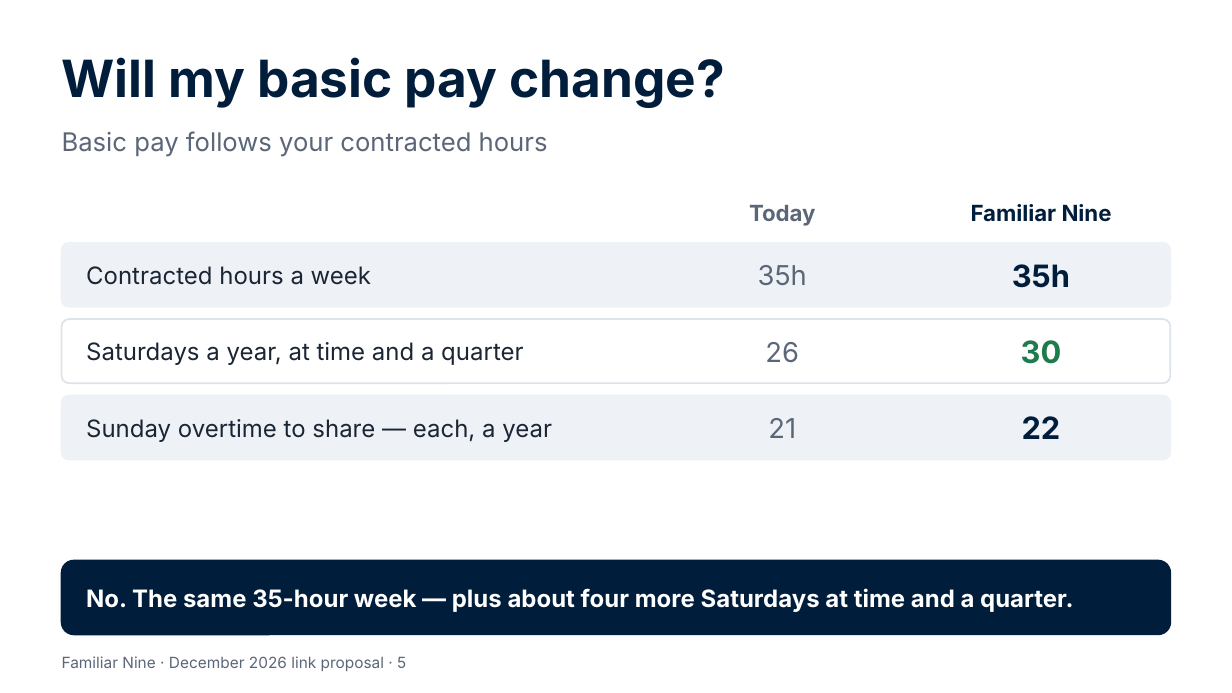
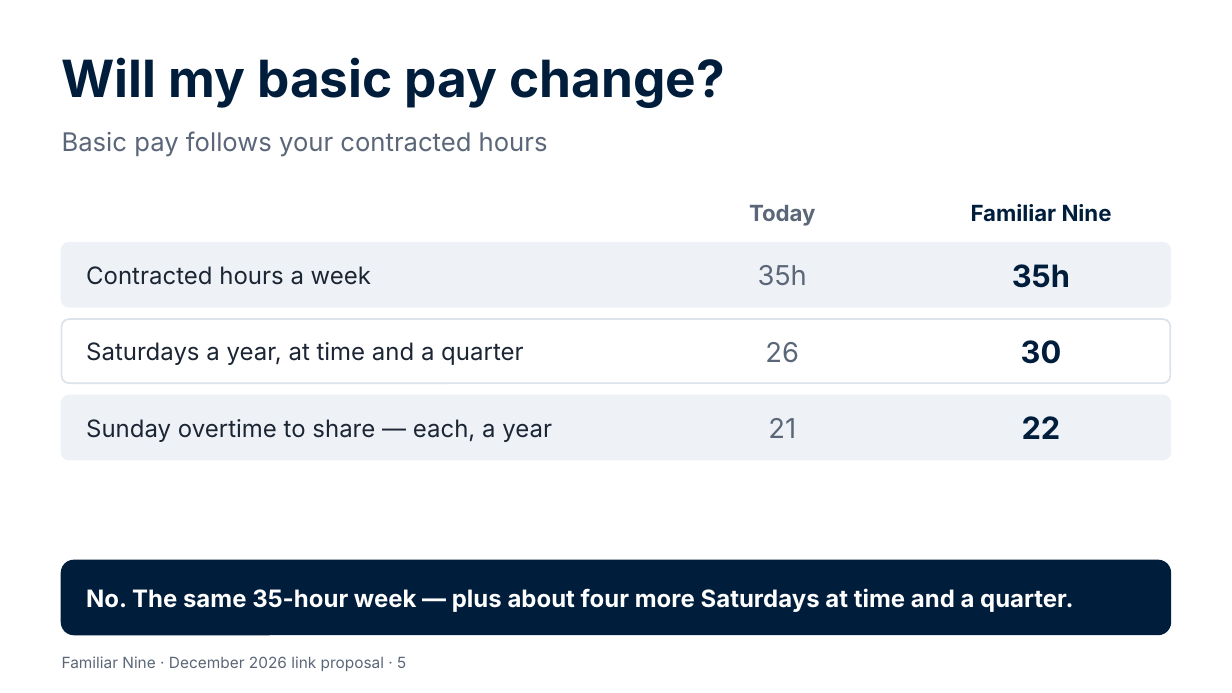
Before and after one commit to Garethdavidmiller/roster-app, a slide deck: slide 5 of docs/proposals/presentations/Familiar-Nine-for-colleagues.pptx. Drawn at 1232x693 pixels with LibreOffice and Linux fonts; fonts in the diff are those of the drawing. Boxes give left, top, right and bottom in pixels: in the first picture for what was removed or moved away, otherwise in the second. Text is boxed around its words. In the diff, an @@ line names an element or a change of style, - is before the commit and + after.

```diff
--- a/docs/proposals/presentations/Familiar-Nine-for-colleagues.pptx
+++ b/docs/proposals/presentations/Familiar-Nine-for-colleagues.pptx
@@ text "30" at box(1021, 340, 1062, 364): text colour #1E7B4B to #001E3C @@
```
Also in this commit, not shown: 2 other slides changed, 9 other files.
